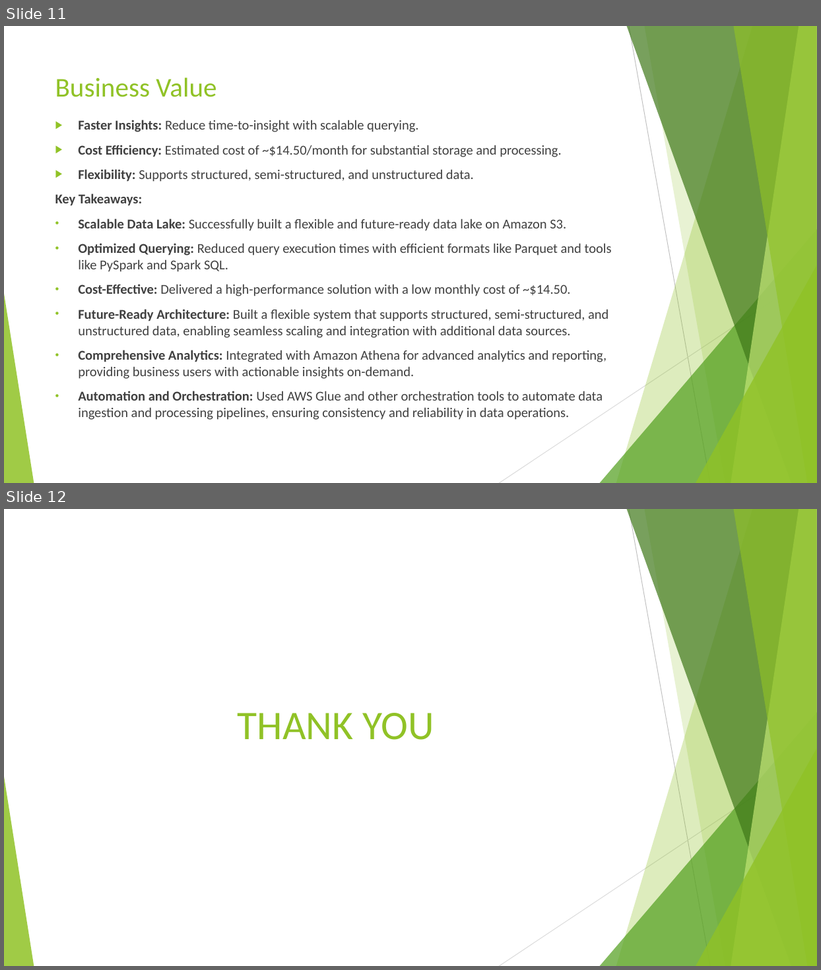
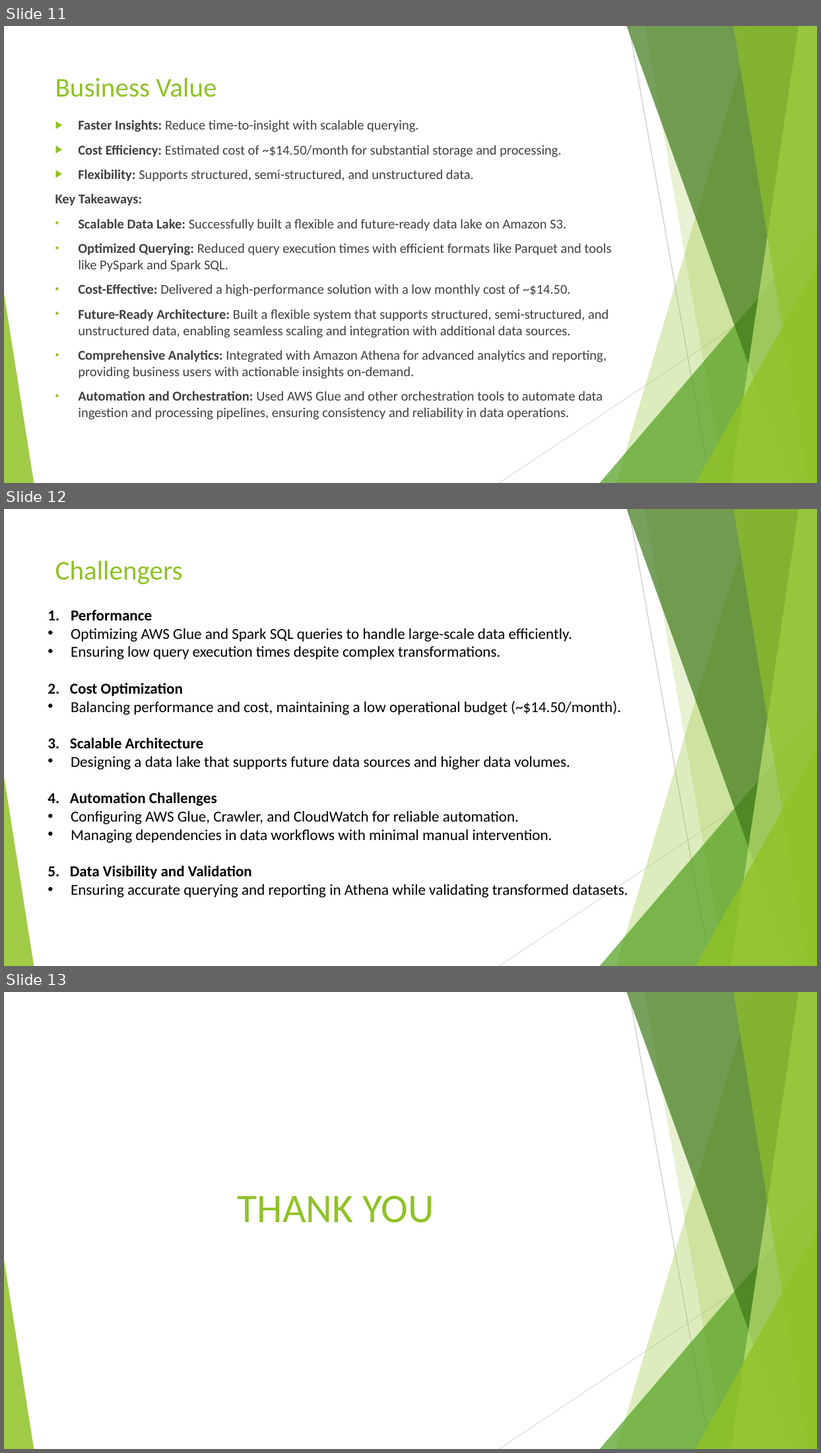
Before and after one commit to rdinesh808/Data_Lake_Construction_and_Querying_With_PySpark, a slide deck: Data_Lake_Construction_and_Querying_With_PySpark.pptx. Shown one above the other, each under a label of ours: slides 11 and 12 before the commit, slides 11, 12 and 13 after it. The pictures are 821x970 and 821x1453 pixels, drawn with LibreOffice and Linux fonts; fonts in the diff are those of the drawing. Boxes give left, top, right and bottom in pixels: in the first picture for what was removed or moved away, otherwise in the second. Text is boxed around its words. In the diff, an @@ line names an element or a change of style, - is before the commit and + after.

```diff
--- a/Data_Lake_Construction_and_Querying_With_PySpark.pptx
+++ b/Data_Lake_Construction_and_Querying_With_PySpark.pptx
@@ slide 12 added at (4, 509, 817, 966), background #FFFFFF; not listed: 10 template elements that a slide beside it also shows @@
@@ title added at (55, 560, 183, 584), 32 pt, text #90C226 @@
+Challengers
@@ text added at (48, 610, 628, 898), 18 pt, text #000000 @@
+1. Performance
+• Optimizing AWS Glue and Spark SQL queries to handle large-scale data efficiently.
+• Ensuring low query execution times despite complex transformations.
+2. Cost Optimization
+• Balancing performance and cost, maintaining a low operational budget (~$14.50/month).
+3. Scalable Architecture
+• Designing a data lake that supports future data sources and higher data volumes.
+4. Automation Challenges
+• Configuring AWS Glue, Crawler, and CloudWatch for reliable automation.
+• Managing dependencies in data workflows with minimal manual intervention.
+5. Data Visibility and Validation
+• Ensuring accurate querying and reporting in Athena while validating transformed datasets.
@@ what was slide 12 is now slide 13 @@
```
Also in this commit, not shown: 1 other file.
